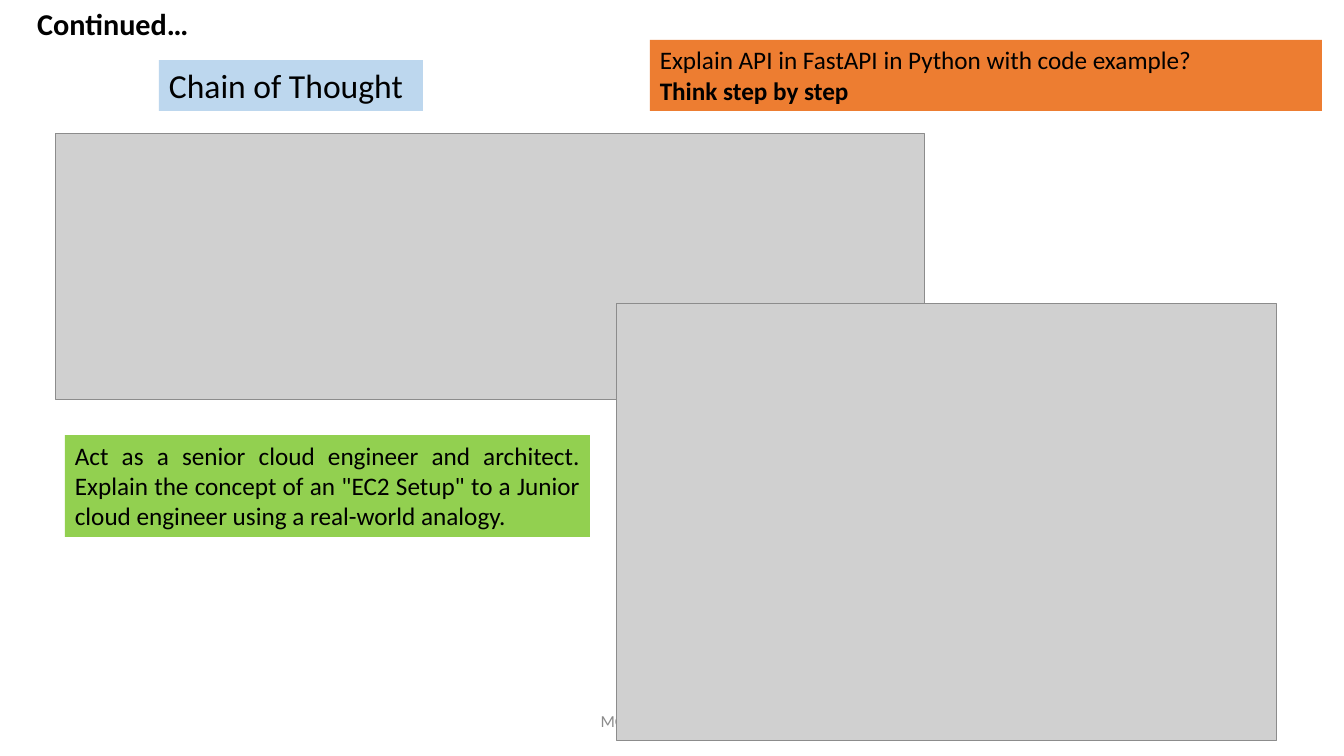
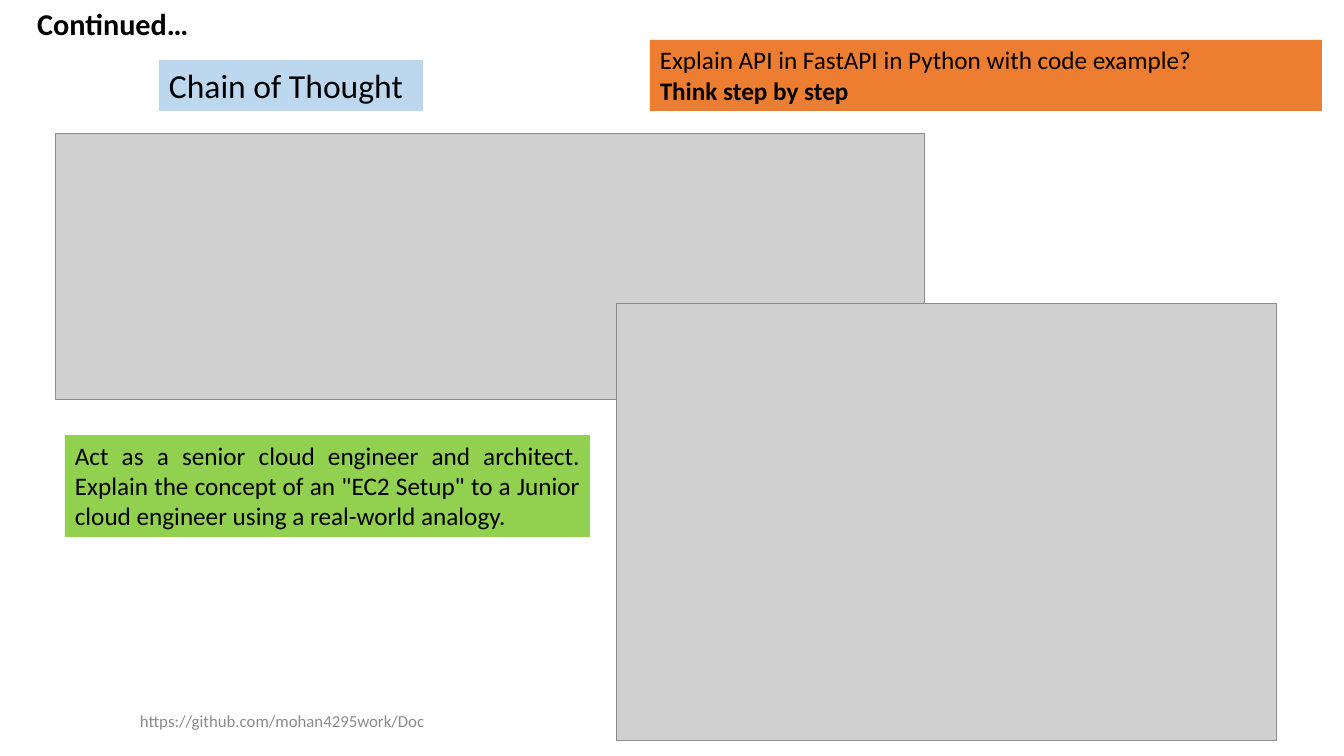
Before and after one commit to mohan4295work/Doc, a slide deck: slide 12 of Artificial Intelligence.pptx. Drawn at 1344x756 pixels with LibreOffice and Linux fonts; fonts in the diff are those of the drawing; grey boxes stand for pictures. Boxes give left, top, right and bottom in pixels: in the first picture for what was removed or moved away, otherwise in the second. Text is boxed around its words. In the diff, an @@ line names an element or a change of style, - is before the commit and + after.

```diff
--- a/Artificial Intelligence.pptx
+++ b/Artificial Intelligence.pptx
@@ text added at (140, 715, 424, 730), 12 pt, text #8C8C8C @@
+https://github.com/mohan4295work/Doc
@@ text removed at (601, 714, 657, 732) @@
-MOHAN SUNDARAM
```
Also in this commit, not shown: 18 other slides changed.
